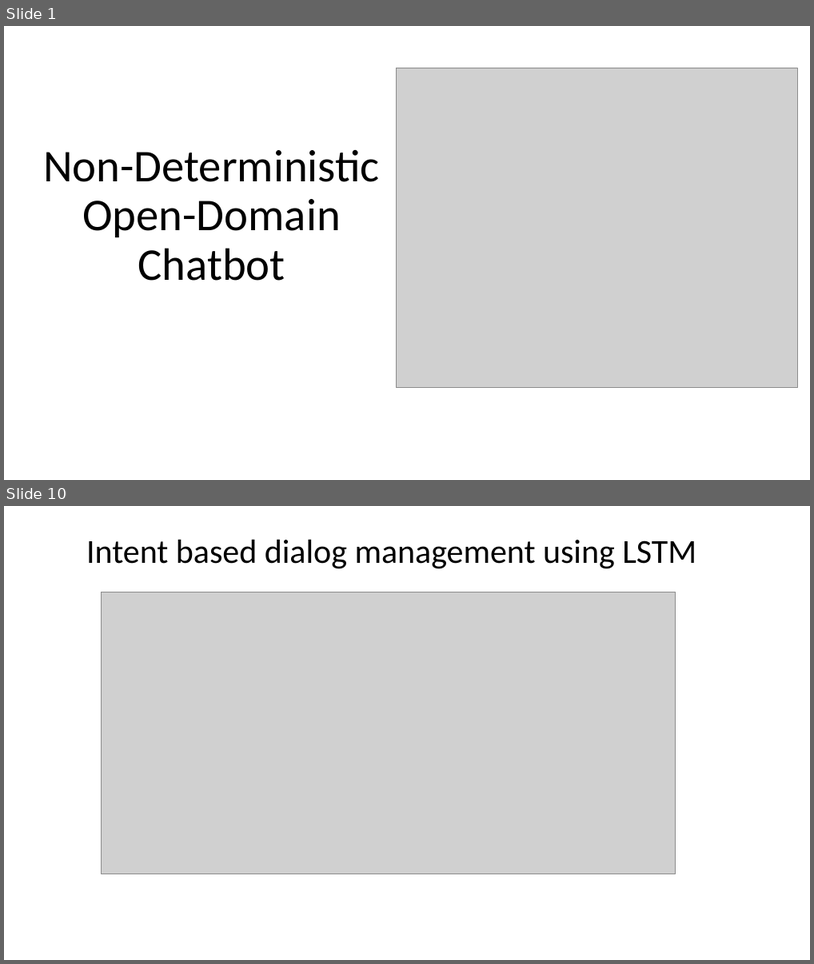
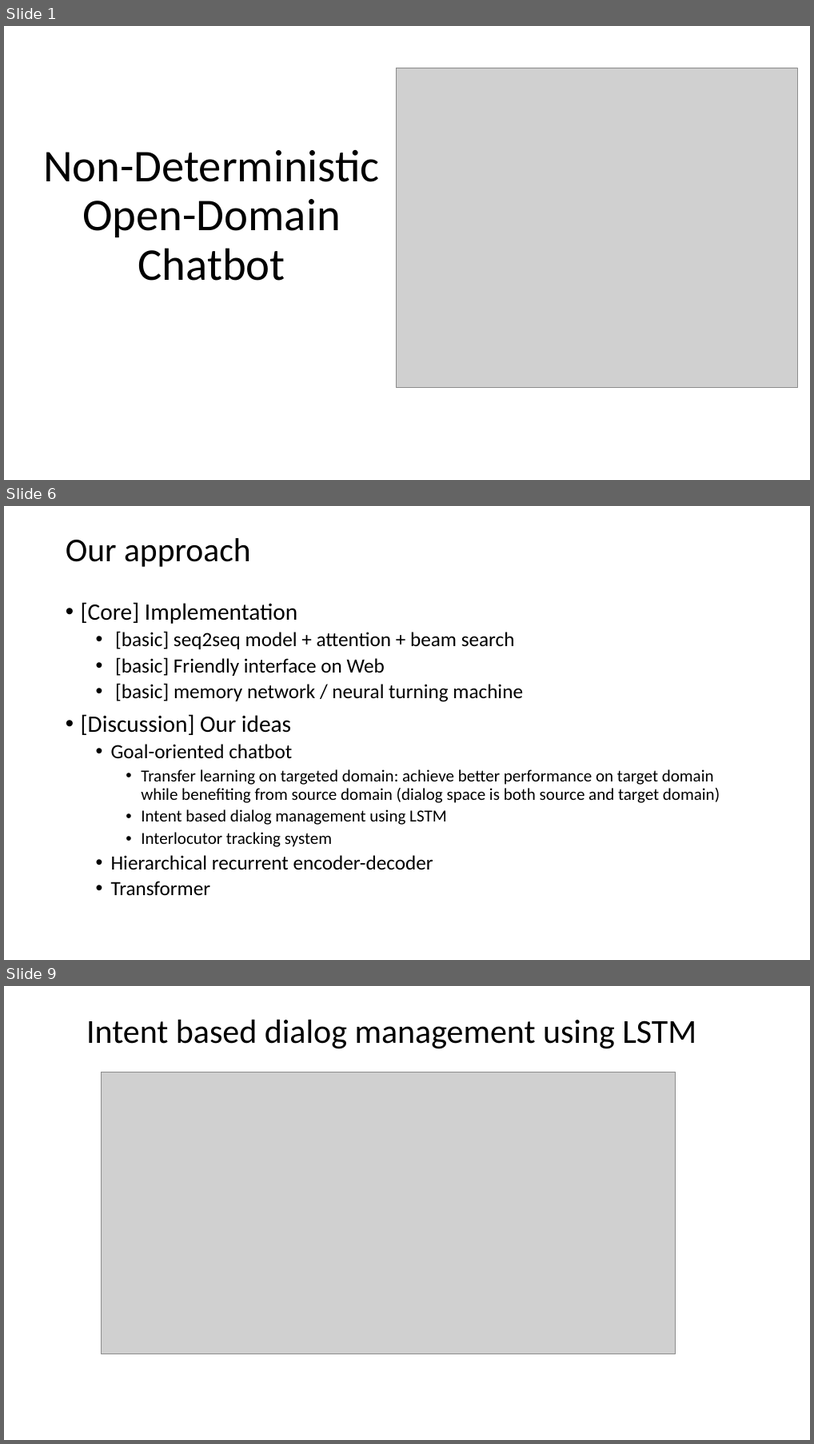
Before and after one commit to GPUPhobia/PaperReview, a slide deck: Proposal.pptx. Shown one above the other, each under a label of ours: slides 1 and 10 before the commit, slides 1, 6 and 9 after it; the slides between them are not shown. The pictures are 814x964 and 814x1444 pixels, drawn with LibreOffice and Linux fonts; fonts in the diff are those of the drawing; grey boxes stand for pictures. Boxes give left, top, right and bottom in pixels: in the first picture for what was removed or moved away, otherwise in the second. Text is boxed around its words. In the diff, an @@ line names an element or a change of style, - is before the commit and + after.

```diff
--- a/Proposal.pptx
+++ b/Proposal.pptx
@@ slide 6 added at <box>4,506,810,960</box>, background #FFFFFF @@
@@ title added at <box>66,538,251,567</box>, 39.6 pt, text #000000 @@
+Our approach
@@ text added at <box>81,602,720,896</box>, 20 pt, text #000000 @@
+• [Core] Implementation
+  • [basic] seq2seq model + attention + beam search
+  • [basic] Friendly interface on Web
+  • [basic] memory network / neural turning machine
+• [Discussion] Our ideas
+  • Goal-oriented chatbot
+    • Transfer learning on targeted domain: achieve better performance on target domain while benefiting from source domain (dialog space is both source and target domain)
+    • Intent based dialog management using LSTM
+    • Interlocutor tracking system
+  • Hierarchical recurrent encoder-decoder
+  • Transformer
@@ what was slide 10 is now slide 9 @@
```
Also in this commit, not shown: 2 slides changed, 6 other slides added, 6 slides removed.
